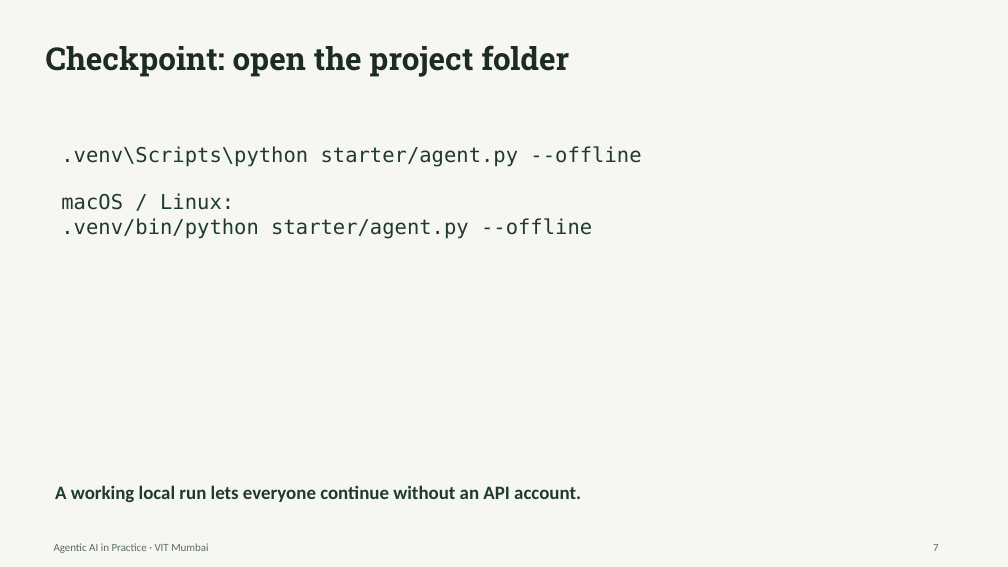
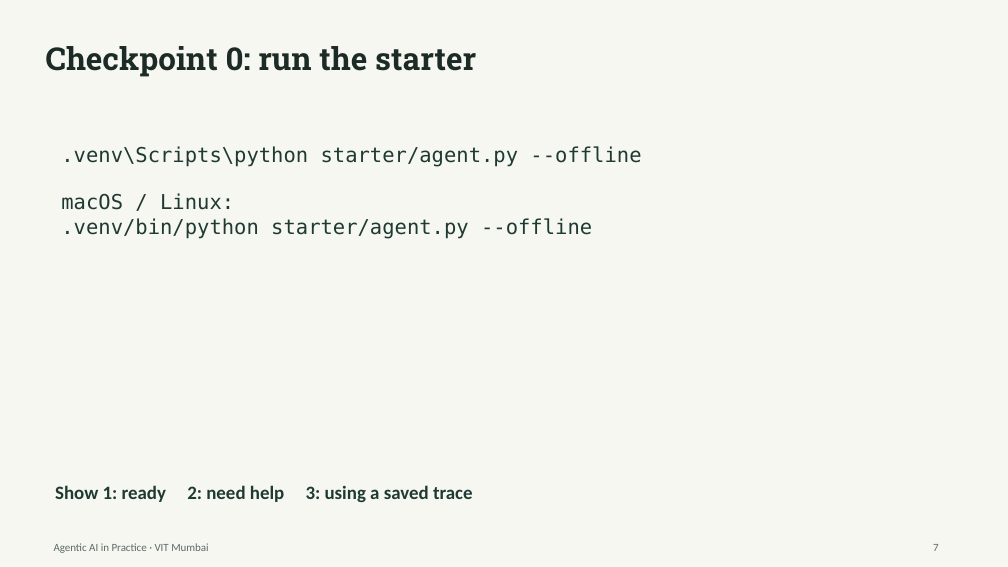
Before and after one commit to Vedantk1301/agentic-ai-workshop, a slide deck: slide 7 of slides/Agentic AI in Practice.pptx. Drawn at 1008x567 pixels with LibreOffice and Linux fonts; fonts in the diff are those of the drawing. Boxes give left, top, right and bottom in pixels: in the first picture for what was removed or moved away, otherwise in the second. Text is boxed around its words. In the diff, an @@ line names an element or a change of style, - is before the commit and + after.

Commit message:
Adapt workshop delivery for a large room with individual checkpoints

```diff
--- a/slides/Agentic AI in Practice.pptx
+++ b/slides/Agentic AI in Practice.pptx
@@ text at (x1=46, y1=46, x2=476, y2=77): text changed @@
-Checkpoint: open the project folder
+Checkpoint 0: run the starter
@@ text at (x1=55, y1=485, x2=473, y2=502): text changed @@
-A working local run lets everyone continue without an API account.
+Show 1: ready 2: need help 3: using a saved trace
```
Also in this commit, not shown: 5 other slides changed, 15 other files.
